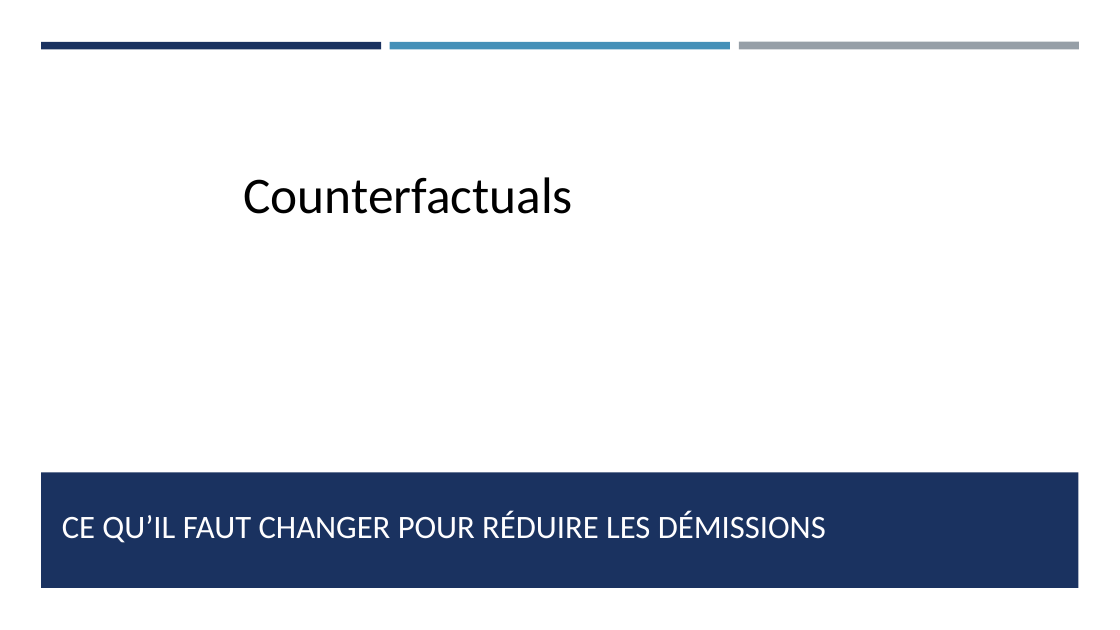
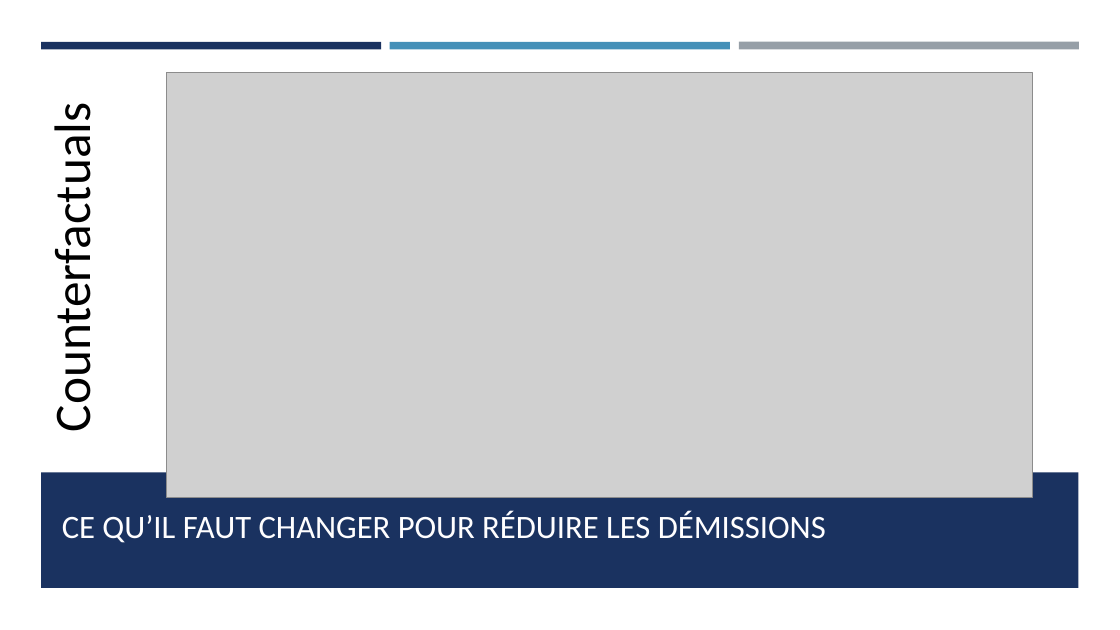
Before and after one commit to Ace4teaM/OCR-NovaTech, a slide deck: slide 41 of Presentation.pptx (slide 38 before the commit). Drawn at 1120x630 pixels with LibreOffice and Linux fonts; fonts in the diff are those of the drawing; grey boxes stand for pictures. Boxes give left, top, right and bottom in pixels: in the first picture for what was removed or moved away, otherwise in the second. Text is boxed around its words. In the diff, an @@ line names an element or a change of style, - is before the commit and + after.

```diff
--- a/Presentation.pptx
+++ b/Presentation.pptx
@@ text "Counterfactuals": place and size @@
-text "Counterfactuals" at (244,177,573,214)
+text "Counterfactuals" at (41,136,104,421)
@@ text "Counterfactuals" at (41,136,104,421): rotation 0 to 270 degrees @@
@@ picture added at (166,72,1032,497) @@
```
Also in this commit, not shown: 16 other slides changed, 8 slides added, 5 slides removed, 6 other files.
